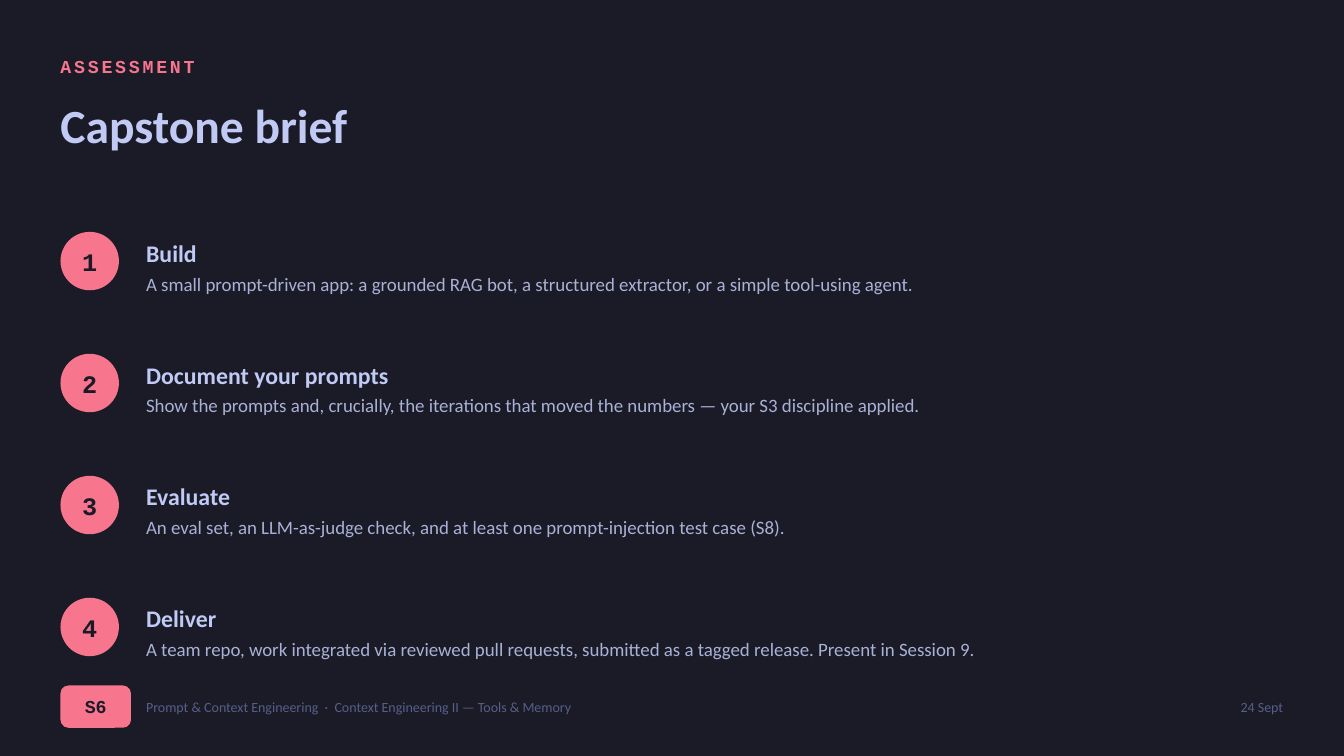
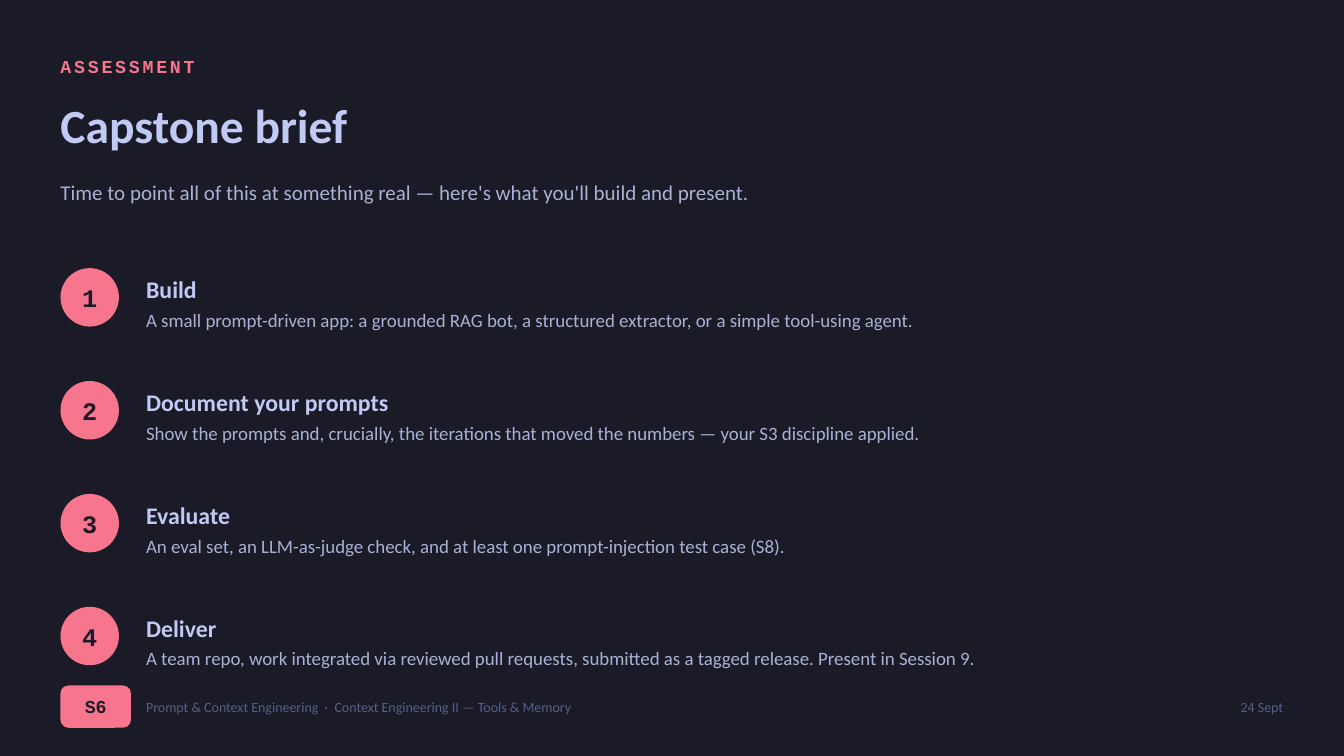
Before and after one commit to sduprey/langchain_courses, a slide deck: slide 12 of prompt-engineering-course/prompt_engineering_presentation_support/PE_S6_context-tools-memory.pptx. Drawn at 1344x756 pixels with LibreOffice and Linux fonts; fonts in the diff are those of the drawing. Boxes give left, top, right and bottom in pixels: in the first picture for what was removed or moved away, otherwise in the second. Text is boxed around its words. In the diff, an @@ line names an element or a change of style, - is before the commit and + after.

```diff
--- a/prompt-engineering-course/prompt_engineering_presentation_support/PE_S6_context-tools-memory.pptx
+++ b/prompt-engineering-course/prompt_engineering_presentation_support/PE_S6_context-tools-memory.pptx
@@ text added at [60, 185, 748, 204], 15 pt, text #A9B1D6 @@
+Time to point all of this at something real — here's what you'll build and present.
@@ 2 texts, 1 ellipse: place and size @@
-2 texts, 1 ellipse at [60, 232, 197, 290]
+2 texts, 1 ellipse at [60, 268, 197, 327]
@@ text "A small prompt-driven app: a ...": place and size @@
-text "A small prompt-driven app: a ..." at [146, 278, 913, 294]
+text "A small prompt-driven app: a ..." at [146, 314, 913, 330]
@@ 2 texts, 1 ellipse: place and size @@
-2 texts, 1 ellipse at [60, 354, 389, 412]
+2 texts, 1 ellipse at [60, 381, 389, 440]
@@ text "Show the prompts and, crucially, ...": place and size @@
-text "Show the prompts and, crucially, ..." at [146, 399, 919, 415]
+text "Show the prompts and, crucially, ..." at [146, 427, 919, 443]
@@ 2 texts, 1 ellipse: place and size @@
-2 texts, 1 ellipse at [60, 476, 230, 534]
+2 texts, 1 ellipse at [60, 494, 230, 553]
@@ text "An eval set, an LLM-as-judge ...": place and size @@
-text "An eval set, an LLM-as-judge ..." at [146, 520, 784, 537]
+text "An eval set, an LLM-as-judge ..." at [146, 539, 784, 556]
@@ 2 texts, 1 ellipse: place and size @@
-2 texts, 1 ellipse at [60, 598, 216, 656]
+2 texts, 1 ellipse at [60, 607, 216, 665]
@@ text "A team repo, work integrated ...": place and size @@
-text "A team repo, work integrated ..." at [146, 643, 974, 659]
+text "A team repo, work integrated ..." at [146, 652, 974, 668]
```
Also in this commit, not shown: 8 other slides changed, 18 other files.
